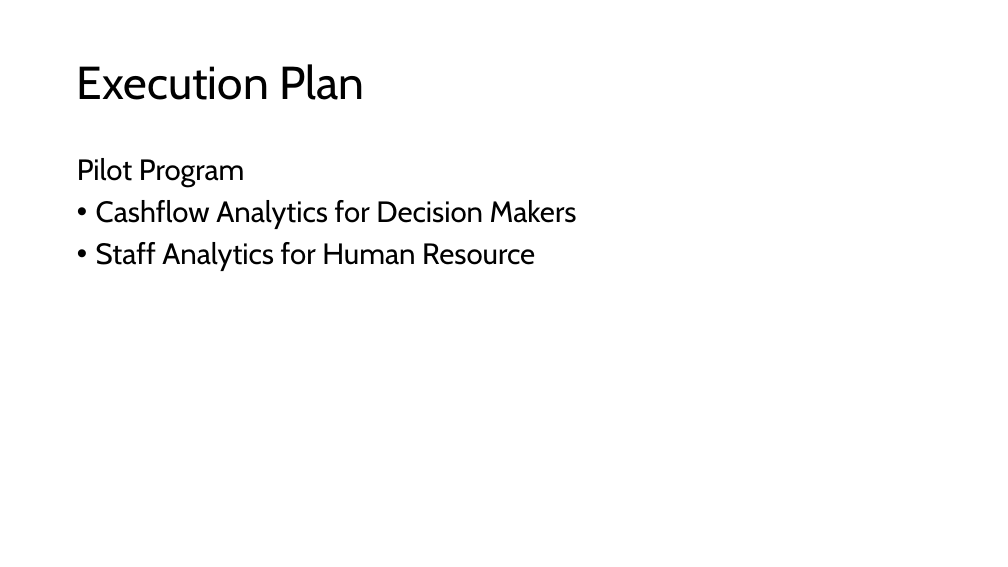
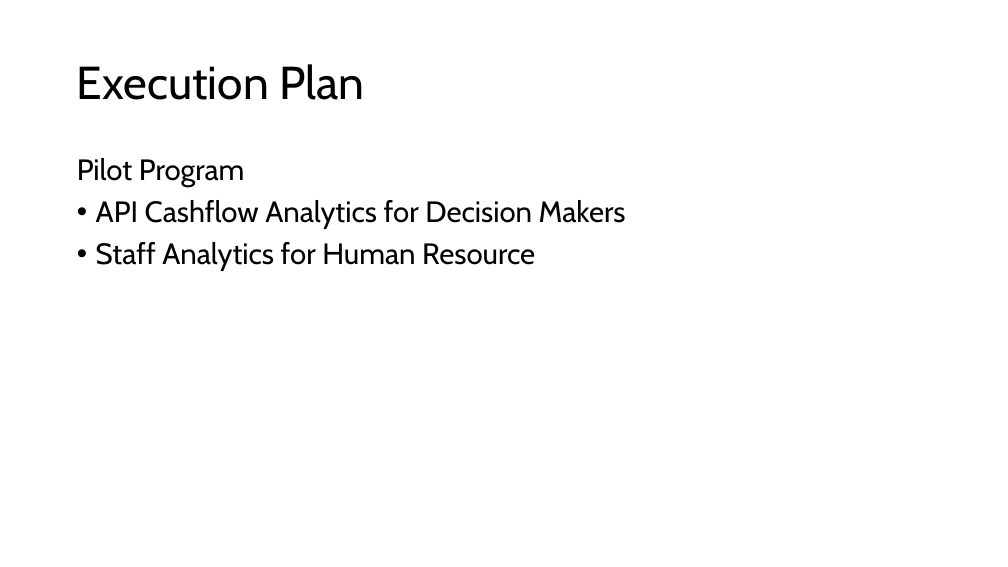
Before and after one commit to ryncii/SprintPOC, a slide deck: slide 15 of PitchDeck.pptx (slide 10 before the commit). Drawn at 1008x567 pixels with LibreOffice and Linux fonts; fonts in the diff are those of the drawing. Boxes give left, top, right and bottom in pixels: in the first picture for what was removed or moved away, otherwise in the second. Text is boxed around its words. In the diff, an @@ line names an element or a change of style, - is before the commit and + after.

```diff
--- a/PitchDeck.pptx
+++ b/PitchDeck.pptx
@@ text at box(96, 200, 626, 229): text changed @@
-• Cashflow Analytics for Decision Makers
+• API Cashflow Analytics for Decision Makers
```
Also in this commit, not shown: 4 other slides changed, 14 slides added, 2 slides removed, 1 other file.
